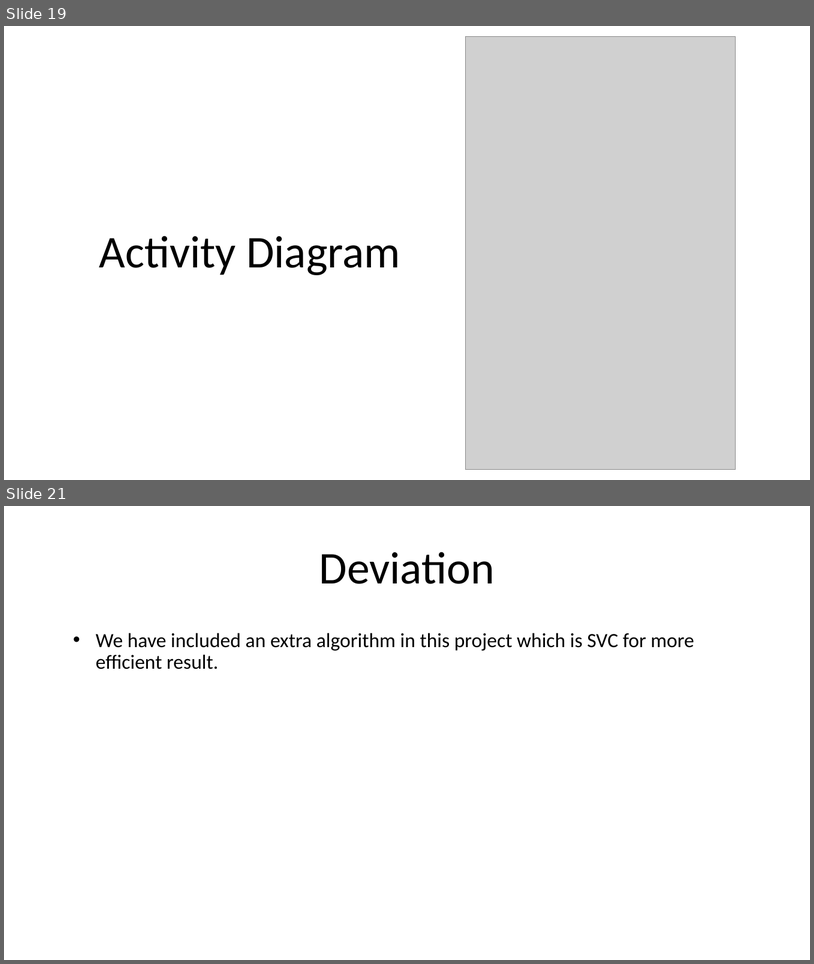
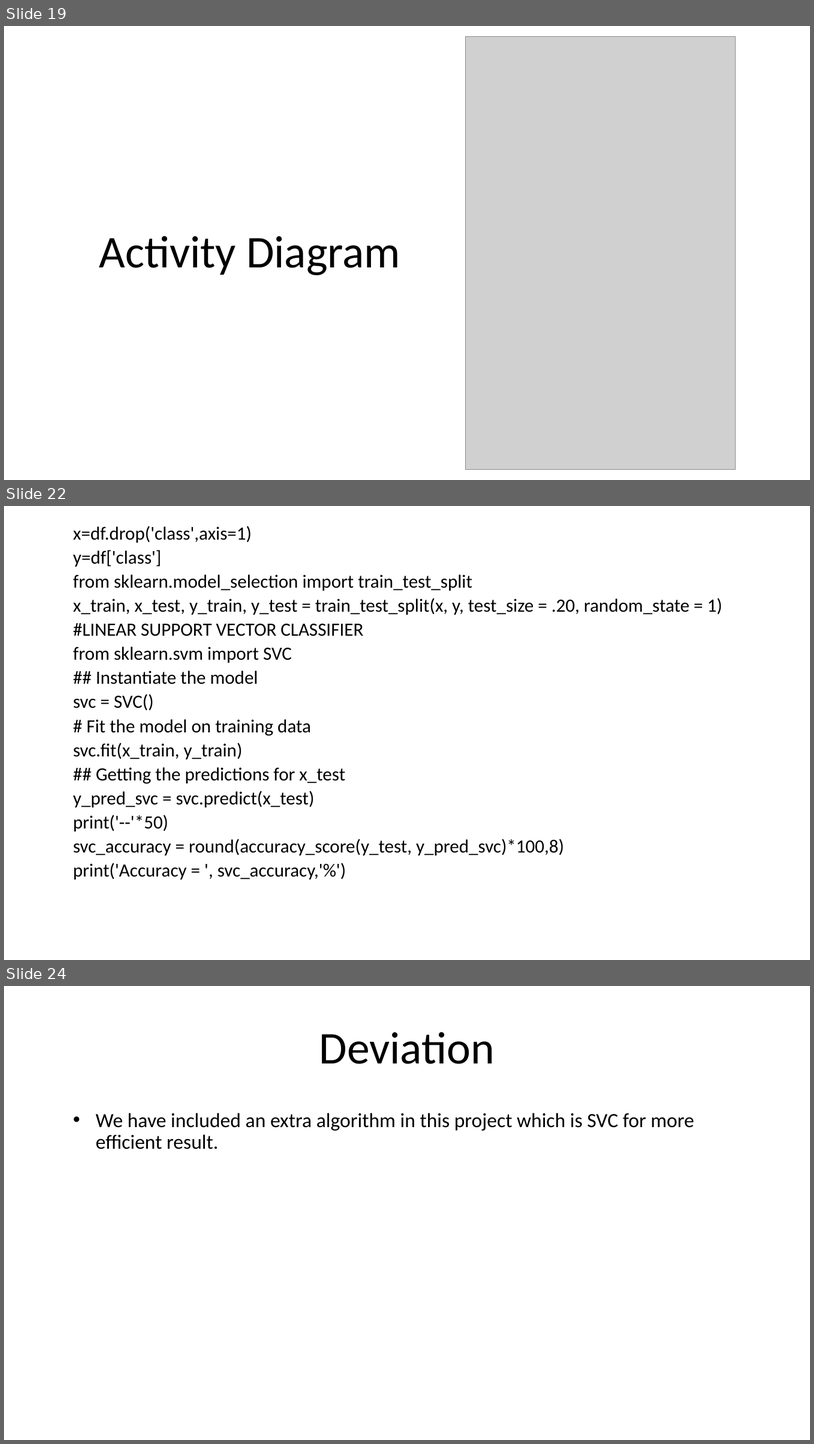
Before and after one commit to Sriram-Karthick-k/final-year-project, a slide deck: final/2nd review/Fake Currency Detection Using Image Processing.pptx. Shown one above the other, each under a label of ours: slides 19 and 21 before the commit, slides 19, 22 and 24 after it; the slides between them are not shown. The pictures are 814x964 and 814x1444 pixels, drawn with LibreOffice and Linux fonts; fonts in the diff are those of the drawing; grey boxes stand for pictures. Boxes give left, top, right and bottom in pixels: in the first picture for what was removed or moved away, otherwise in the second. Text is boxed around its words. In the diff, an @@ line names an element or a change of style, - is before the commit and + after.

```diff
--- a/final/2nd review/Fake Currency Detection Using Image Processing.pptx
+++ b/final/2nd review/Fake Currency Detection Using Image Processing.pptx
@@ slide 22 added at (4,506,810,960), background #FFFFFF @@
@@ text added at (73,526,723,879), 22.2 pt, text #000000 @@
+x=df.drop('class',axis=1)
+y=df['class']
+from sklearn.model_selection import train_test_split
+x_train, x_test, y_train, y_test = train_test_split(x, y, test_size = .20, random_state = 1)
+#LINEAR SUPPORT VECTOR CLASSIFIER
+from sklearn.svm import SVC
+## Instantiate the model
+svc = SVC()
+# Fit the model on training data
+svc.fit(x_train, y_train)
+## Getting the predictions for x_test
+y_pred_svc = svc.predict(x_test)
+print('--'*50)
+svc_accuracy = round(accuracy_score(y_test, y_pred_svc)*100,8)
+print('Accuracy = ', svc_accuracy,'%')
@@ what was slide 21 is now slide 24 @@
```
Also in this commit, not shown: 3 other slides added, 1 slide removed.
